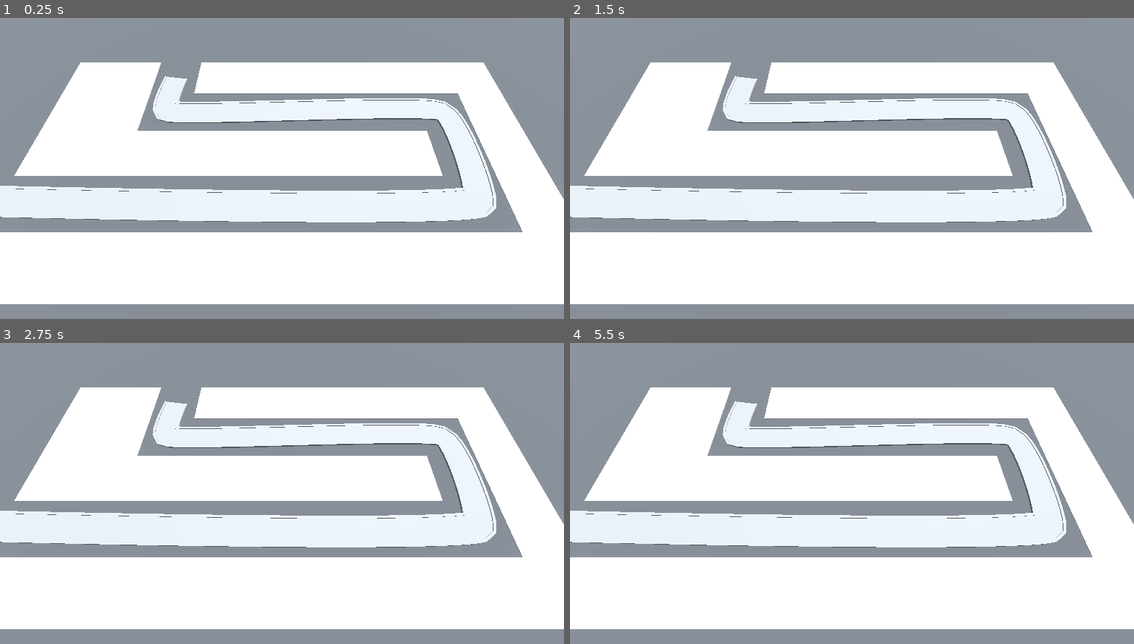
Above: before the commit, frames 1-4 (two rows, left to right).
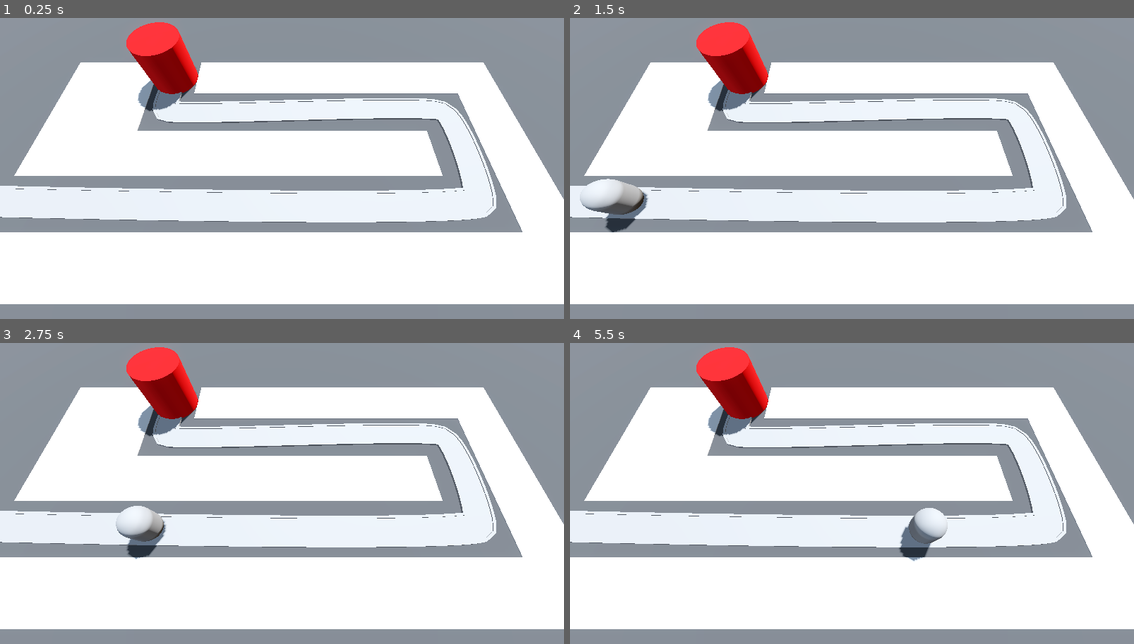
Above: after the commit, the same moments.

Repository: MireiaGonzalez/3d-tower-defence
Game: Godot game, scene res://BaseLevel.tscn
Two runs of this game, one before a commit and one after it. Both use one fixed random seed, a clock stepped at 60 frames per second and the inputs below. Before the commit the project has no main scene; this scene is started directly in both runs.
Inputs:
- Up to frame 1 (0.25 s): no input
- Up to frame 2 (1.5 s): no input
- Up to frame 3 (2.75 s): no input
- Up to frame 4 (5.5 s): no input

The runs differ from the first frame. In frame 1, 2.5% of the frame differs, in the area x 22-36%, y 1-32%; in frame 2, 3.6%, in the area x 1-36%, y 1-72%; in frame 3, 3.3%; in frame 4, 3.3%.

Commit message:
added enemy and base, call take_damage func when enemy arrives at the end of the path

Diff:
--- /dev/null
+++ b/Base/base.gd
@@ -0,0 +1,4 @@
+class_name Base extends Node3D
+
+func take_damage() -> void:
+	print("damage dealt to base")
--- /dev/null
+++ b/Base/base.tscn
@@ -0,0 +1,16 @@
+[gd_scene load_steps=3 format=3 uid="uid://cxp15nah6flwq"]
+
+[ext_resource type="Script" uid="uid://cbsp0loldpr4g" path="res://Base/base.gd" id="1_u1x2a"]
+
+[sub_resource type="StandardMaterial3D" id="StandardMaterial3D_cbgtc"]
+albedo_color = Color(0.886275, 0, 0.0196078, 1)
+
+[node name="Base" type="Node3D" groups=["base"]]
+script = ExtResource("1_u1x2a")
+
+[node name="CSGCylinder3D" type="CSGCylinder3D" parent="."]
+transform = Transform3D(1, 0, 0, 0, 1, 0, 0, 0, 1, 0, 2, 0)
+radius = 2.0
+height = 4.0
+sides = 32
+material = SubResource("StandardMaterial3D_cbgtc")
--- a/BaseLevel.tscn
+++ b/BaseLevel.tscn
@@ -1,6 +1,8 @@
-[gd_scene load_steps=7 format=3 uid="uid://bu4do6gatvb0p"]
+[gd_scene load_steps=9 format=3 uid="uid://bu4do6gatvb0p"]
 
 [ext_resource type="MeshLibrary" uid="uid://cslkxmctddnv" path="res://MeshLibraries/SpaceLibrary.tres" id="1_lvb7b"]
+[ext_resource type="PackedScene" uid="uid://cqx0o5lovomkb" path="res://Enemy/enemy.tscn" id="2_5x8ra"]
+[ext_resource type="PackedScene" uid="uid://cxp15nah6flwq" path="res://Base/base.tscn" id="3_o2j4u"]
 
 [sub_resource type="ProceduralSkyMaterial" id="ProceduralSkyMaterial_dq0bh"]
 sky_horizon_color = Color(0.662243, 0.671743, 0.686743, 1)
@@ -94,3 +96,9 @@
 path_continuous_u = true
 path_u_distance = 1.0
 path_joined = false
+
+[node name="Enemy" parent="Path3D" instance=ExtResource("2_5x8ra")]
+transform = Transform3D(-4.37114e-08, 0, -1, 0, 1, 0, 1, 0, -4.37114e-08, -22.7167, 0, 5.85491)
+
+[node name="Base" parent="." instance=ExtResource("3_o2j4u")]
+transform = Transform3D(1, 0, 0, 0, 1, 0, 0, 0, 1, -10.0017, 0, -5.89437)
--- /dev/null
+++ b/Enemy/enemy.gd
@@ -0,0 +1,10 @@
+extends PathFollow3D
+
+@export var speed: float = 2.5
+
+@onready var base: Base = get_tree().get_first_node_in_group("base")
+
+func _process(delta: float) -> void:
+	progress += speed * delta
+	if progress_ratio == 1:
+		base.take_damage()
--- /dev/null
+++ b/Enemy/enemy.tscn
@@ -0,0 +1,16 @@
+[gd_scene load_steps=3 format=3 uid="uid://cqx0o5lovomkb"]
+
+[ext_resource type="Script" uid="uid://d3btp0oqrymhm" path="res://Enemy/enemy.gd" id="1_2pb1h"]
+
+[sub_resource type="CapsuleMesh" id="CapsuleMesh_lvb7b"]
+radius = 1.0
+height = 3.0
+
+[node name="Enemy" type="PathFollow3D"]
+loop = false
+script = ExtResource("1_2pb1h")
+speed = 5.0
+
+[node name="MeshInstance3D" type="MeshInstance3D" parent="."]
+transform = Transform3D(1, 0, 0, 0, 1, 0, 0, 0, 1, 0, 1.5, 0)
+mesh = SubResource("CapsuleMesh_lvb7b")
--- a/project.godot
+++ b/project.godot
@@ -11,5 +11,10 @@
 [application]
 
 config/name="Barbarian Blaster"
+run/main_scene="uid://bu4do6gatvb0p"
 config/features=PackedStringArray("4.4", "Forward Plus")
 config/icon="res://icon.svg"
+
+[global_group]
+
+base=""
Not shown, added: Base/base.gd.uid
Not shown, added: Enemy/enemy.gd.uid
